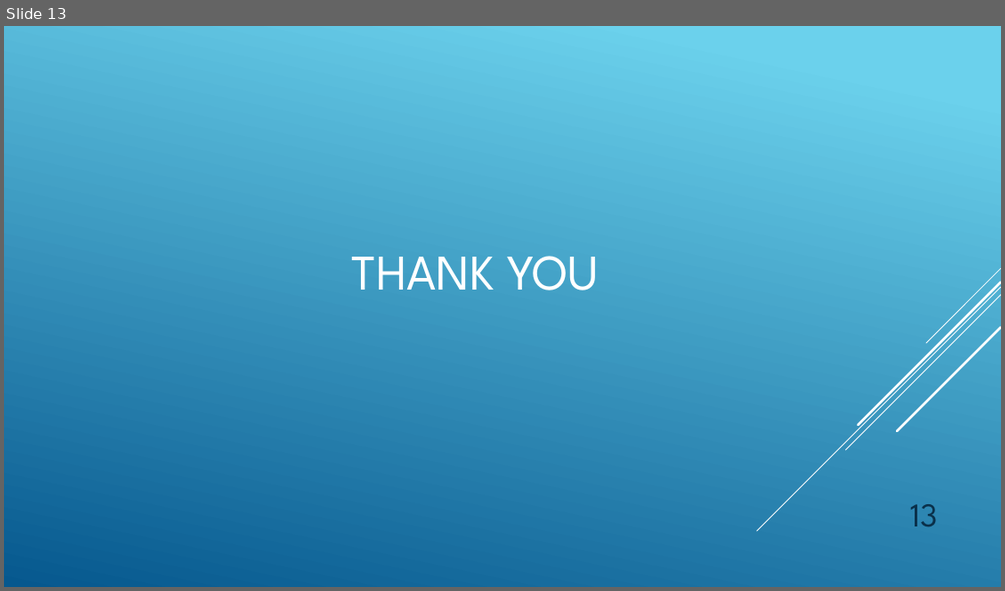
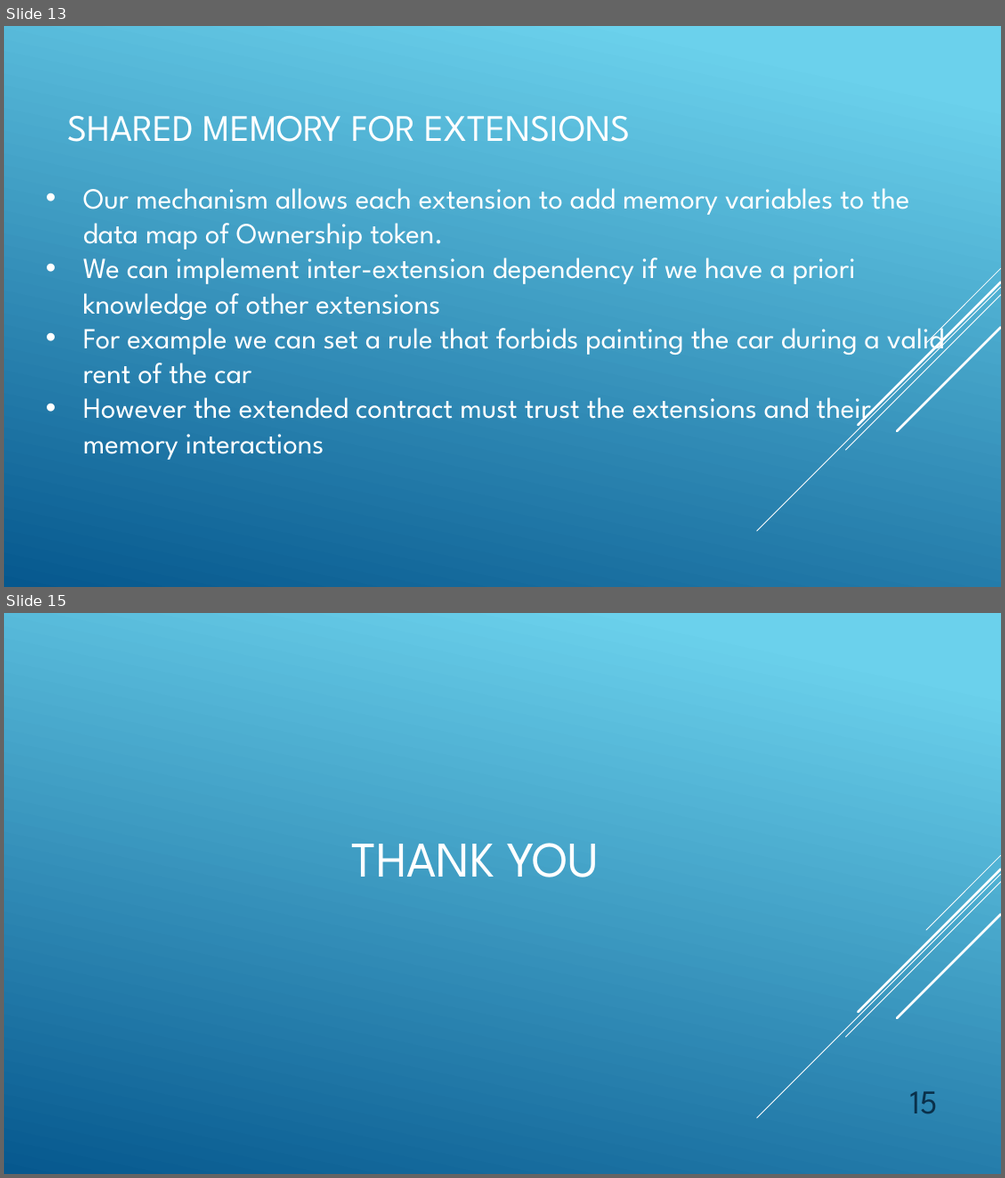
Before and after one commit to davyvad/Modeling-tokens-on-Blockchain, a slide deck: Final Presentation.pptx. Shown one above the other, each under a label of ours: slide 13 before the commit, slides 13 and 15 after it; the slides between them are not shown. The pictures are 1005x591 and 1005x1178 pixels, drawn with LibreOffice and Linux fonts; fonts in the diff are those of the drawing. Boxes give left, top, right and bottom in pixels: in the first picture for what was removed or moved away, otherwise in the second. Text is boxed around its words. In the diff, an @@ line names an element or a change of style, - is before the commit and + after.

```diff
--- a/Final Presentation.pptx
+++ b/Final Presentation.pptx
@@ slide 13 added at <box>4,26,1001,587</box>, background gradient #6ED2EB to #06588E; not listed: 5 template elements that a slide beside it also shows @@
@@ title added at <box>67,116,631,142</box>, 36 pt, text #FFFFFF @@
+SHARED MEMORY FOR EXTENSIONS
@@ text added at <box>83,188,944,459</box>, 28 pt, text #FFFFFF @@
+• Our mechanism allows each extension to add memory variables to the data map of Ownership token.
+• We can implement inter-extension dependency if we have a priori knowledge of other extensions
+• For example we can set a rule that forbids painting the car during a valid rent of the car
+• However the extended contract must trust the extensions and their memory interactions
@@ what was slide 13 is now slide 15 @@
@@ page number at <box>910,1091,938,1114</box>: text changed @@
-13
+15
```
Also in this commit, not shown: 2 slides changed, 2 other slides added, 1 slide removed.
